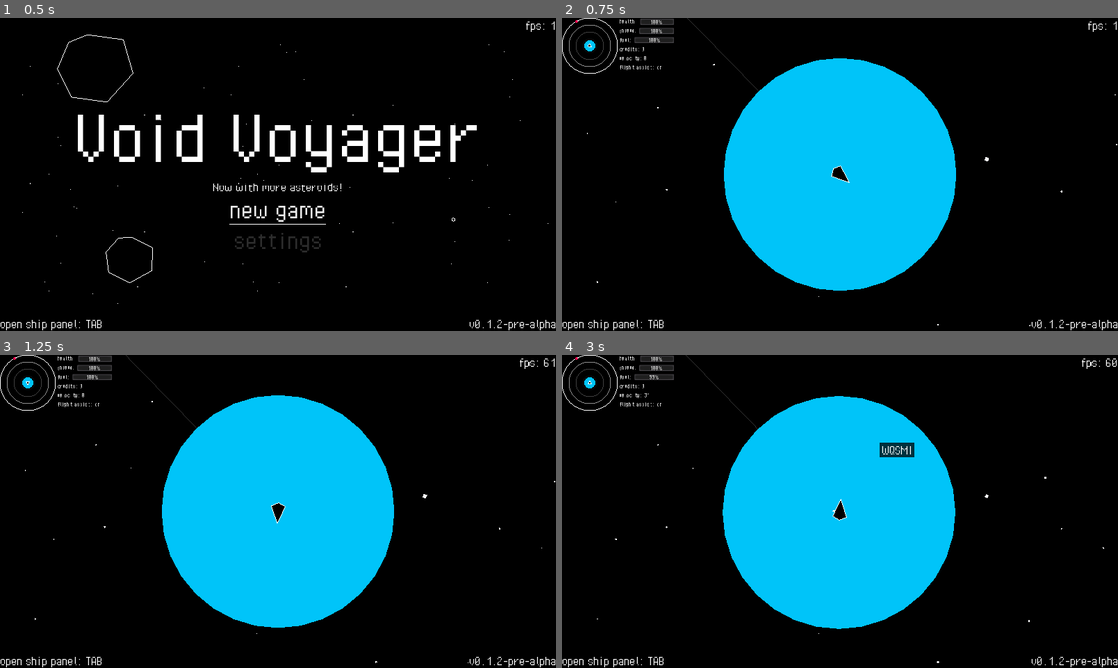
Above: before the commit, frames 1-4 (two rows, left to right).
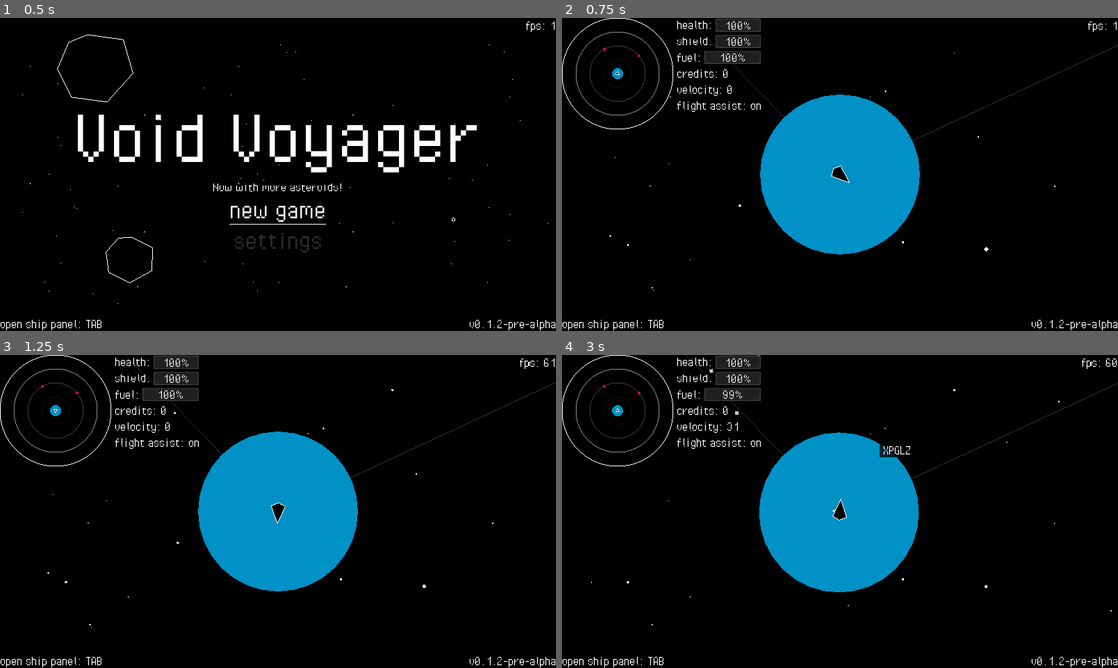
Above: after the commit, the same moments.

Repository: fossqueen/void-voyager-old
Game: Godot game, scene res://main.tscn
Same seed, same stepped clock (60 frames per second), same inputs: the game is played once before the commit and once after it.
Inputs (mouse positions are in pixels of both pictures, inside the frame that each line leads up to):
- Up to frame 1 (0.5 s): no input
- Up to frame 2 (0.75 s): click "new game" at 0.5 s
- Up to frame 3 (1.25 s): no input
- Up to frame 4 (3 s): drag from (840, 511) to (895, 442) at 1.27 s; drag from (728, 527) to (840, 511) at 2.02 s; move the mouse to (895, 442) at 2.77 s; hold D (thrust_right) from 2.78 s (still down); tap J (hyperspace) at 2.85 s

Frame 1 is identical in both runs. In frame 2, 27% of the frame differs, in the area x 0-100%, y 0-99%; in frame 3, 27%; in frame 4, 27%.

Commit message:
Galaxy Map updates faster

Diff:
--- a/main.gd
+++ b/main.gd
@@ -49,7 +49,7 @@
 func create_save() -> void:
 	_save.player = PlayerSave.new()
 	_save.galaxy = Galaxy.new()
-	_save.galaxy.galaxy = _galaxy_generator.initialize_galaxy(1024, 1024, 0.67)
+	_save.galaxy.galaxy = _galaxy_generator.initialize_galaxy(512, 864, 0.68)
 	#_save.player.current_system = randi() % _save.galaxy.galaxy.size()
 	_save.write_savefile()
 	print("Generated %s star systems" % _save.galaxy.galaxy.size())
--- a/player/player.tscn
+++ b/player/player.tscn
@@ -113,6 +113,7 @@
 radius = 4000.0
 
 [sub_resource type="DynamicFont" id=4]
+size = 32
 font_data = ExtResource( 6 )
 
 [sub_resource type="Theme" id=5]
@@ -196,9 +197,9 @@
 [node name="Radar" parent="UI" instance=ExtResource( 2 )]
 
 [node name="PlayerStats" parent="UI" instance=ExtResource( 5 )]
-margin_left = 132.0
-margin_right = 260.0
-margin_bottom = 68.0
+margin_left = 264.0
+margin_right = 392.0
+margin_bottom = 212.0
 mouse_filter = 2
 theme = SubResource( 5 )
 
--- a/ui/galaxy-map/galaxy-map.gd
+++ b/ui/galaxy-map/galaxy-map.gd
@@ -40,8 +40,10 @@
 	$InfoBox/List/SelectedSystem/SystemName.text = selected_system["Name"] if selected_system else ""
 	$InfoBox/List/SelectedDistance/Distance.text = str(int(player_system_position.distance_to(Vector2(selected_system["Coordinates"]["X"], selected_system["Coordinates"]["Y"])) * 2)) + " ly" if selected_system else ""
 	$InfoBox/List/CurrentSystem/SystemName.text = Global.current_system["Name"]
-	$InfoBox/List/CurrentDistance/Distance.text = str(int(Vector2(Global.current_system["Coordinates"]["X"], Global.current_system["Coordinates"]["Y"]).length() * 2)) + " ly"
-
+	$InfoBox/List/CurrentDetails/Details.text = "Coordinates: " + str(player_system["Coordinates"]) + "\nPOI's: " + str(player_system["Objects"].size())
+	$InfoBox/List/SelectedDetails/Details.text = "Coordinates: " + str(selected_system["Coordinates"]) + "\nPOI's: " + str(selected_system["Objects"].size()) if selected_system else ""
+	player_system_position = Vector2(player_system["Coordinates"]["X"], player_system["Coordinates"]["Y"])
+	player_system = Global.save.galaxy.galaxy[Global.save.player.current_system]
 
 func scale_plots(value: float) -> void:
 	var plots = get_tree().get_nodes_in_group("system_plot")
--- a/ui/galaxy-map/galaxy-map.tscn
+++ b/ui/galaxy-map/galaxy-map.tscn
@@ -50,8 +50,9 @@
 current = true
 script = ExtResource( 3 )
 zoom_min = 0.1
-zoom_max = 5.0
-zoom_factor = 0.1
+zoom_max = 10.0
+zoom_factor = 0.2
+zoom_duration = 0.05
 galaxy_map = true
 
 [node name="Tween" type="Tween" parent="VPC/Viewport/Camera2D"]
@@ -62,16 +63,16 @@
 theme = SubResource( 3 )
 
 [node name="Panel" type="Panel" parent="InfoBox"]
-margin_right = 284.0
+margin_right = 214.0
 margin_bottom = 720.0
 custom_styles/panel = SubResource( 1 )
 
 [node name="List" type="VBoxContainer" parent="InfoBox"]
-margin_right = 284.0
+margin_right = 214.0
 margin_bottom = 720.0
 
 [node name="Title" type="Label" parent="InfoBox/List"]
-margin_right = 284.0
+margin_right = 214.0
 margin_bottom = 32.0
 size_flags_horizontal = 3
 text = "Galaxy Map"
@@ -80,12 +81,12 @@
 
 [node name="HSeparator" type="HSeparator" parent="InfoBox/List"]
 margin_top = 36.0
-margin_right = 284.0
+margin_right = 214.0
 margin_bottom = 40.0
 
 [node name="CurrentSystem" type="HBoxContainer" parent="InfoBox/List"]
 margin_top = 44.0
-margin_right = 284.0
+margin_right = 214.0
 margin_bottom = 76.0
 
 [node name="Label" type="Label" parent="InfoBox/List/CurrentSystem"]
@@ -98,29 +99,24 @@
 margin_right = 212.0
 margin_bottom = 32.0
 
-[node name="CurrentDistance" type="HBoxContainer" parent="InfoBox/List"]
+[node name="CurrentDetails" type="HBoxContainer" parent="InfoBox/List"]
 margin_top = 80.0
-margin_right = 284.0
+margin_right = 214.0
 margin_bottom = 112.0
 
-[node name="Label" type="Label" parent="InfoBox/List/CurrentDistance"]
-margin_right = 280.0
+[node name="Details" type="Label" parent="InfoBox/List/CurrentDetails"]
+margin_right = 56.0
 margin_bottom = 32.0
-text = "Distance from center: "
-
-[node name="Distance" type="Label" parent="InfoBox/List/CurrentDistance"]
-margin_left = 284.0
-margin_right = 284.0
-margin_bottom = 32.0
+text = "Desc"
 
 [node name="HSeparator2" type="HSeparator" parent="InfoBox/List"]
 margin_top = 116.0
-margin_right = 284.0
+margin_right = 214.0
 margin_bottom = 120.0
 
 [node name="SelectedSystem" type="HBoxContainer" parent="InfoBox/List"]
 margin_top = 124.0
-margin_right = 284.0
+margin_right = 214.0
 margin_bottom = 156.0
 
 [node name="Label" type="Label" parent="InfoBox/List/SelectedSystem"]
@@ -135,15 +131,25 @@
 
 [node name="SelectedDistance" type="HBoxContainer" parent="InfoBox/List"]
 margin_top = 160.0
-margin_right = 284.0
+margin_right = 214.0
 margin_bottom = 192.0
 
 [node name="Label" type="Label" parent="InfoBox/List/SelectedDistance"]
-margin_right = 276.0
+margin_right = 116.0
 margin_bottom = 32.0
-text = "Distance from System:"
+text = "Distance:"
 
 [node name="Distance" type="Label" parent="InfoBox/List/SelectedDistance"]
-margin_left = 280.0
-margin_right = 280.0
+margin_left = 120.0
+margin_right = 120.0
 margin_bottom = 32.0
+
+[node name="SelectedDetails" type="HBoxContainer" parent="InfoBox/List"]
+margin_top = 196.0
+margin_right = 214.0
+margin_bottom = 228.0
+
+[node name="Details" type="Label" parent="InfoBox/List/SelectedDetails"]
+margin_right = 56.0
+margin_bottom = 32.0
+text = "Desc"
--- a/ui/galaxy-map/map-marker.gd
+++ b/ui/galaxy-map/map-marker.gd
@@ -1,9 +1,11 @@
 extends Node2D
 
 func _ready():
+	pass
+
+func _physics_process(_delta):
 	var player_system = Global.save.galaxy.galaxy[Global.save.player.current_system]
 	var player_system_position = Vector2(player_system["Coordinates"]["X"], player_system["Coordinates"]["Y"])
-
 	position.x = player_system_position.x * 10
 	position.y = player_system_position.y * 10
 
--- a/ui/galaxy-map/system-plot.gd
+++ b/ui/galaxy-map/system-plot.gd
@@ -8,7 +8,7 @@
 var galaxy_map
 
 const CENTER = Vector2(0, 0)
-const RADIUS = 8
+const RADIUS = 12
 
 func _draw():
 	draw_circle(CENTER, RADIUS, color)
@@ -43,9 +43,8 @@
 	pass
 
 
-func _on_ClickRegion_input_event(viewport, event, shape_idx):
+func _on_ClickRegion_input_event(_viewport, event, _shape_idx):
 	if event.is_action_pressed("primary_fire"):
-		camera.position = position
 		select.show()
 		select.position = position
 		galaxy_map.selected_system = system
--- a/ui/galaxy-map/system-plot.tscn
+++ b/ui/galaxy-map/system-plot.tscn
@@ -3,7 +3,7 @@
 [ext_resource path="res://ui/galaxy-map/system-plot.gd" type="Script" id=1]
 
 [sub_resource type="CircleShape2D" id=1]
-radius = 32.0
+radius = 48.0
 
 [node name="SystemPlot" type="Node2D" groups=["system_plot"]]
 z_index = 5
--- a/ui/radar/panel.gd
+++ b/ui/radar/panel.gd
@@ -2,7 +2,7 @@
 extends Control
 
 var center = rect_size / 2
-var radius = 64
+var radius = 128
 var angle = deg2rad(360)
 var points = 100
 var color = Color(1.0 ,1.0, 1.0)
--- a/ui/radar/radar.tscn
+++ b/ui/radar/radar.tscn
@@ -5,15 +5,15 @@
 [ext_resource path="res://ui/radar/player-marker.tscn" type="PackedScene" id=4]
 
 [node name="Radar" type="MarginContainer" groups=["radar"]]
-margin_right = 128.0
-margin_bottom = 128.0
+margin_right = 256.0
+margin_bottom = 256.0
 mouse_filter = 2
 script = ExtResource( 1 )
 
 [node name="Panel" type="Control" parent="."]
-margin_right = 128.0
-margin_bottom = 128.0
+margin_right = 256.0
+margin_bottom = 256.0
 script = ExtResource( 3 )
 
 [node name="PlayerMarker" parent="Panel" instance=ExtResource( 4 )]
-position = Vector2( 64, 64 )
+position = Vector2( 128, 128 )
